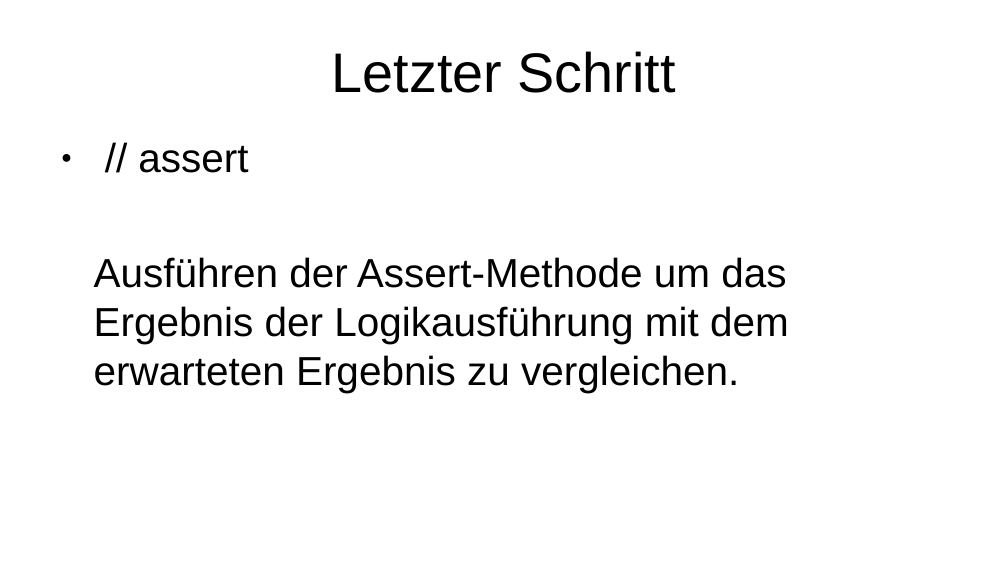
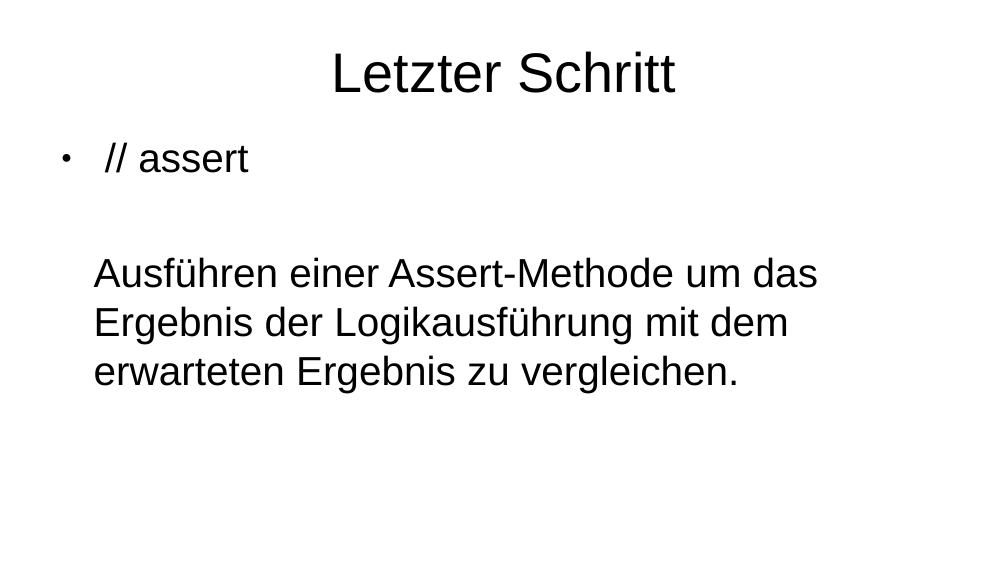
Before and after one commit to BjBue/-phpunitLevel1, a slide deck: slide 6 of phpunit.odp. Drawn at 1008x567 pixels with LibreOffice and Linux fonts; fonts in the diff are those of the drawing. Boxes give left, top, right and bottom in pixels: in the first picture for what was removed or moved away, otherwise in the second. Text is boxed around its words. In the diff, an @@ line names an element or a change of style, - is before the commit and + after.

Commit message:
more stuff

```diff
--- a/phpunit.odp
+++ b/phpunit.odp
@@ text at <box>94,257,818,393</box>: text changed @@
-Ausführen der Assert-Methode um das Ergebnis der Logikausführung mit dem erwarteten Ergebnis zu vergleichen.
+Ausführen einer Assert-Methode um das Ergebnis der Logikausführung mit dem erwarteten Ergebnis zu vergleichen.
```
Also in this commit, not shown: 1 other slide changed, 6 slides added.
